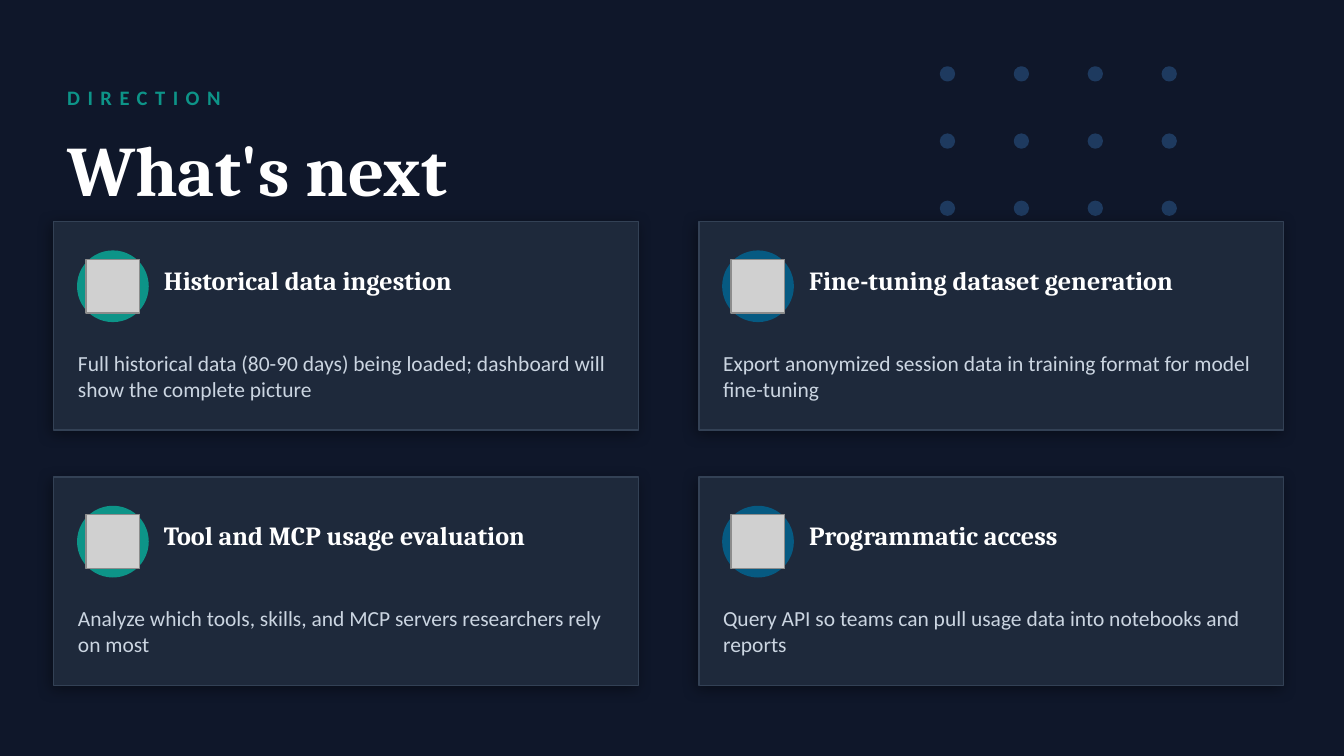
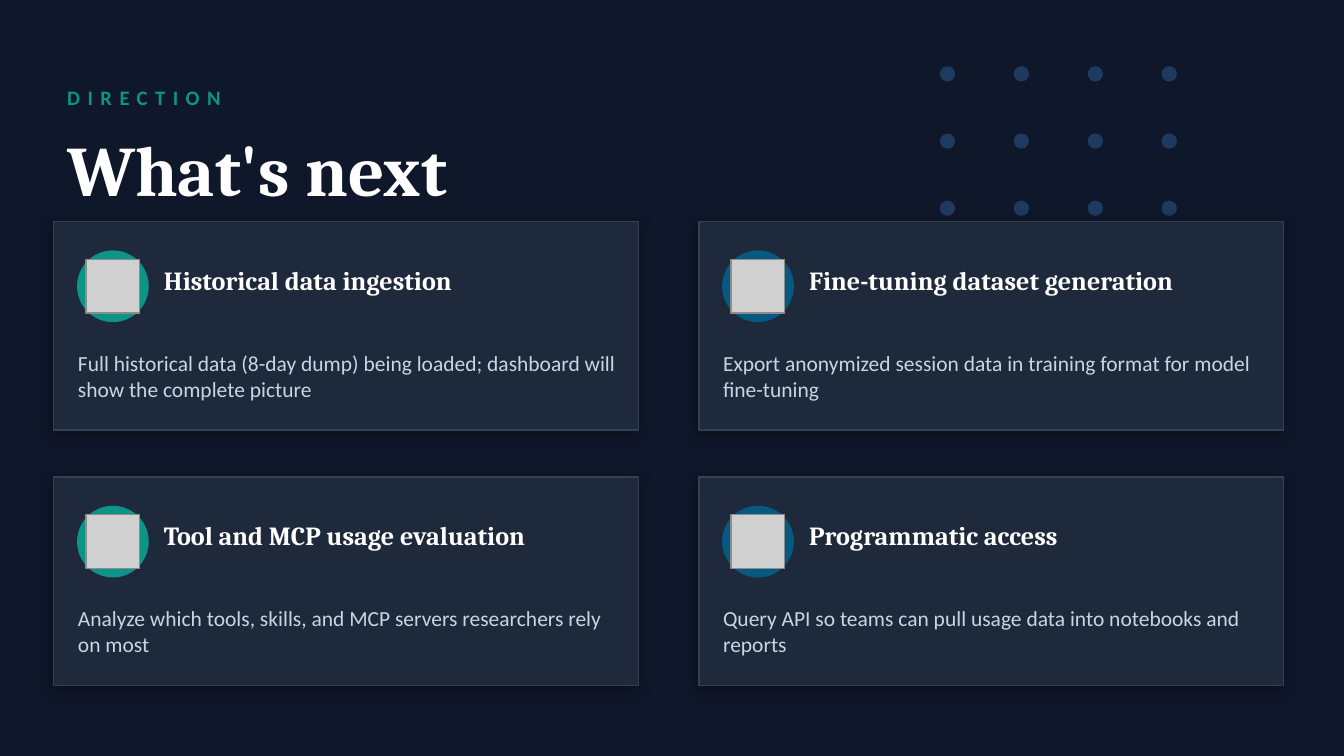
Before and after one commit to bhagyashreewagh/llmaven-dashboard, a slide deck: slide 7 of slides/LLMoxie_Pipeline.pptx. Drawn at 1344x756 pixels with LibreOffice and Linux fonts; fonts in the diff are those of the drawing; grey boxes stand for pictures. Boxes give left, top, right and bottom in pixels: in the first picture for what was removed or moved away, otherwise in the second. Text is boxed around its words. In the diff, an @@ line names an element or a change of style, - is before the commit and + after.

```diff
--- a/slides/LLMoxie_Pipeline.pptx
+++ b/slides/LLMoxie_Pipeline.pptx
@@ text at (78,355,615,401): text changed @@
-Full historical data (80-90 days) being loaded; dashboard will show the complete picture
+Full historical data (8-day dump) being loaded; dashboard will show the complete picture
```
Also in this commit, not shown: 2 other files.
